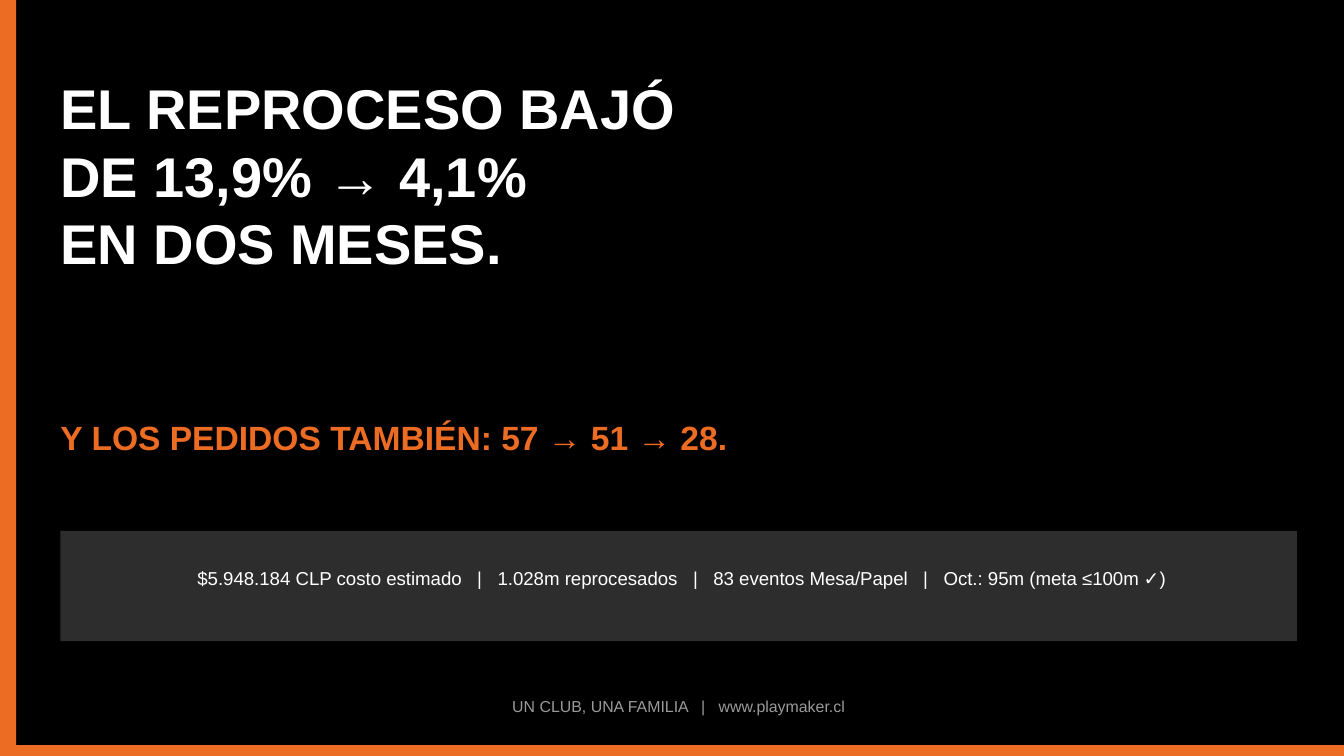
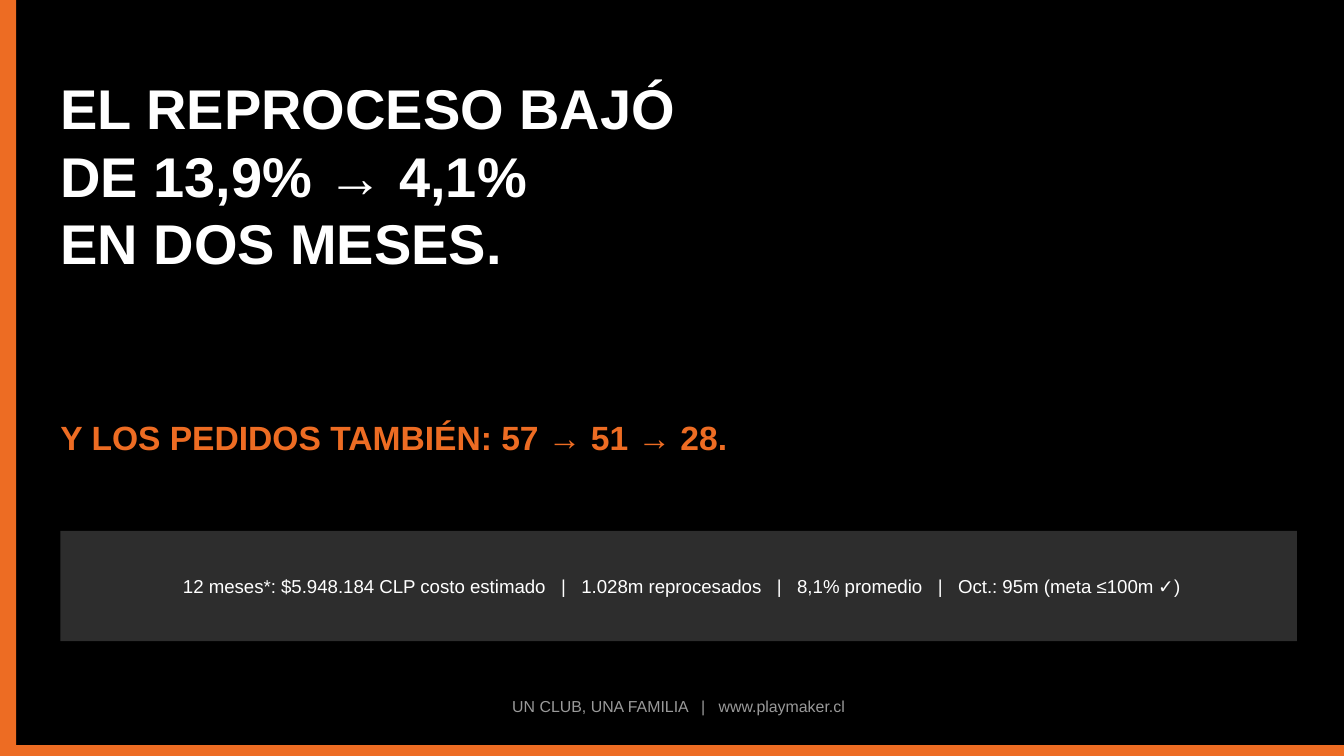
Before and after one commit to seanduarteu-cyber/PRODUCCION-PLAYMAKER, a slide deck: slide 8 of PMK_Informe_Octubre2026.pptx. Drawn at 1344x756 pixels with LibreOffice and Linux fonts; fonts in the diff are those of the drawing. Boxes give left, top, right and bottom in pixels: in the first picture for what was removed or moved away, otherwise in the second. Text is boxed around its words. In the diff, an @@ line names an element or a change of style, - is before the commit and + after.

```diff
--- a/PMK_Informe_Octubre2026.pptx
+++ b/PMK_Informe_Octubre2026.pptx
@@ text "12 meses*: $5.948.184 CLP costo ..." at (x1=183, y1=579, x2=1154, y2=597): vertical alignment top to middle @@
@@ text at (x1=183, y1=579, x2=1154, y2=597): text changed @@
-$5.948.184 CLP costo estimado | 1.028m reprocesados | 83 eventos Mesa/Papel | Oct.: 95m (meta ≤100m ✓)
+12 meses*: $5.948.184 CLP costo estimado | 1.028m reprocesados | 8,1% promedio | Oct.: 95m (meta ≤100m ✓)
```
Also in this commit, not shown: 7 other slides changed, 5 other files.
